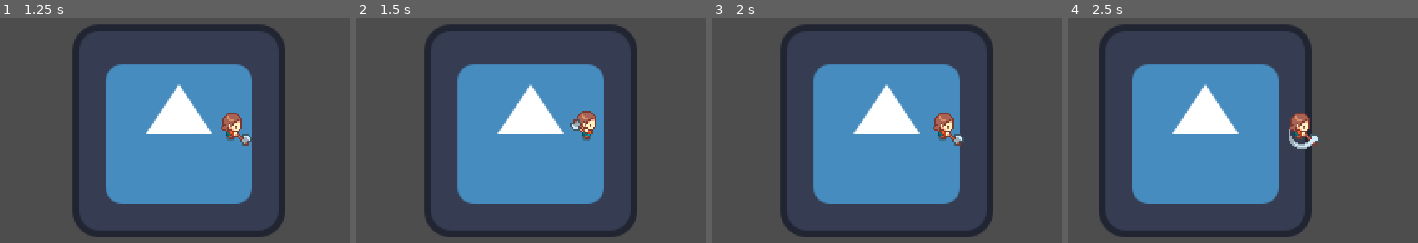
Above: before the commit, frames 1-4 (left to right).
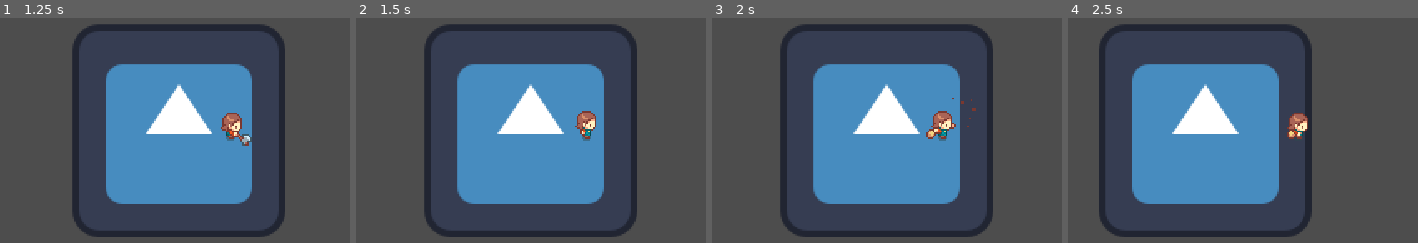
Above: after the commit, the same moments.

Repository: triplebbbaka-debug/Godot-Valley
Game: Godot game, scene res://scenes/levels/level.tscn
Same seed, same stepped clock (60 frames per second), same inputs: the game is played once before the commit and once after it. The engine's default icon, where the game draws it, is replaced by a stand-in: a white triangle on a blue panel in a dark square.
Inputs:
- Up to frame 1 (1.25 s): hold D (right) from 0.53 s (still down); tap Space (action) at 0.6 s
- Up to frame 2 (1.5 s): release D (right) at 1.28 s; hold Q (tool_backward) from 1.28 s (still down); tap Space (action) at 1.35 s
- Up to frame 3 (2 s): keep holding Q (tool_backward)
- Up to frame 4 (2.5 s): release Q (tool_backward) at 2.03 s; hold D (right) from 2.03 s (still down); tap Space (action) at 2.1 s

Frame 1 is identical in both runs. In frame 2, 0.2% of the frame differs, in the area x 61-68%, y 44-53%; in frame 3, 0.7%, in the area x 61-76%, y 35-57%; in frame 4, 0.7%.

Commit message:
Enums
Finished the 3rd Challenge.

Diff:
--- a/scenes/characters/player.gd
+++ b/scenes/characters/player.gd
@@ -3,9 +3,10 @@
 
 #Establishes direction
 var direction: Vector2
-
+var current_tool: Enum.Tool = Enum.Tool.AXE
 var speed := 50
 @onready var move_state_machine = $Animation/AnimationTree.get("parameters/MoveStateMachine/playback")
+@onready var tool_state_machine = $Animation/AnimationTree.get("parameters/ToolStateMachine/playback")
 func _physics_process(_delta: float) -> void:
 	get_basic_input()
 	move()
@@ -13,7 +14,11 @@
 #Handles movement
 
 func get_basic_input():
+	if Input.is_action_just_pressed("tool_backward") or Input.is_action_just_pressed("tool_forward"):
+		var dir = Input.get_axis("tool_backward", "tool_forward")
+		current_tool = posmod(current_tool + int(dir), Enum.Tool.size())
 	if Input.is_action_just_pressed("action"):
+		tool_state_machine.travel(Data.TOOL_STATE_ANIMATIONS[current_tool])
 		$Animation/AnimationTree.set("parameters/ToolOneShot/request", AnimationNodeOneShot.ONE_SHOT_REQUEST_FIRE)
 func move():
 	direction = Input.get_vector("left", "right", "up", "down")
